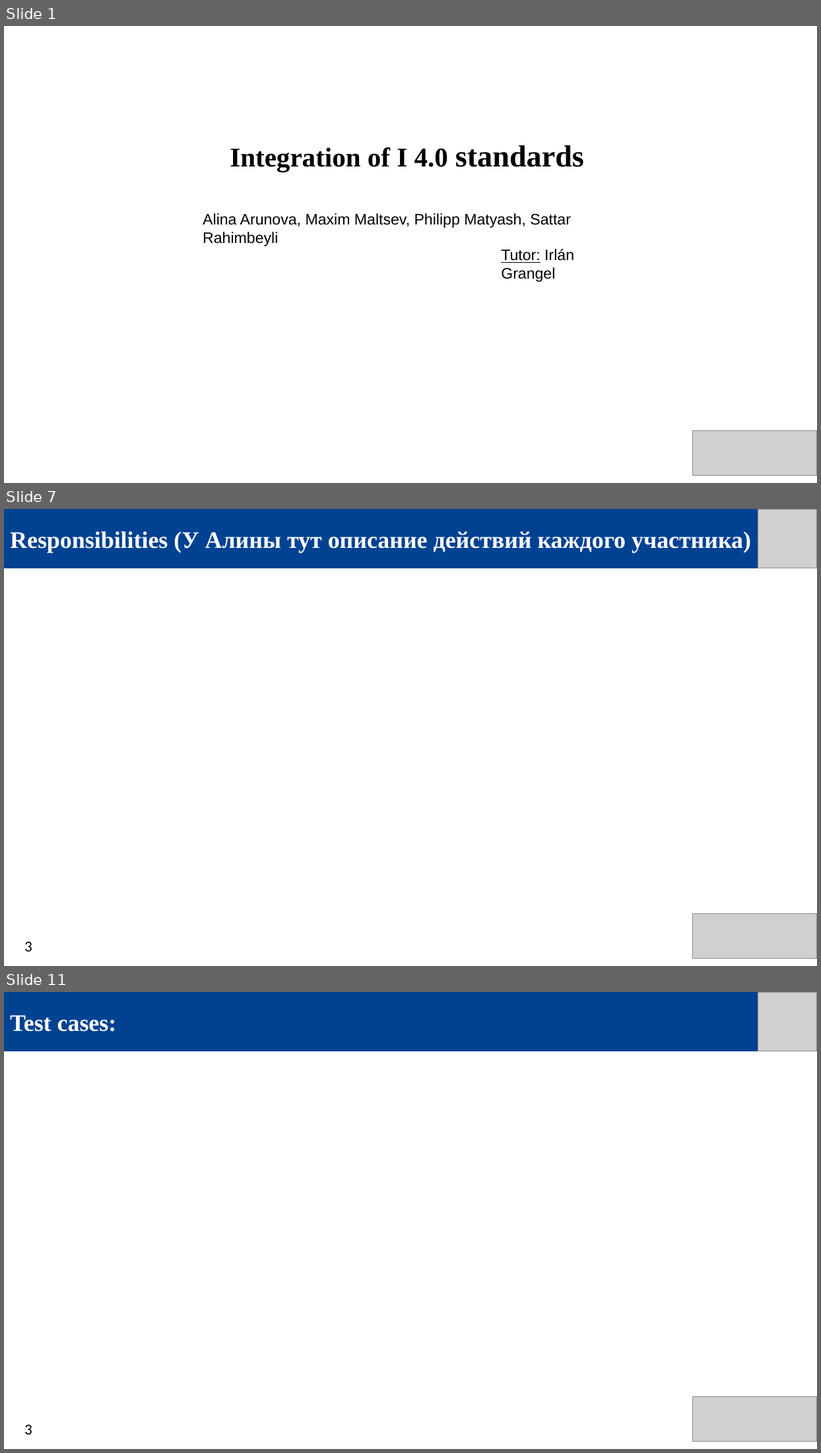
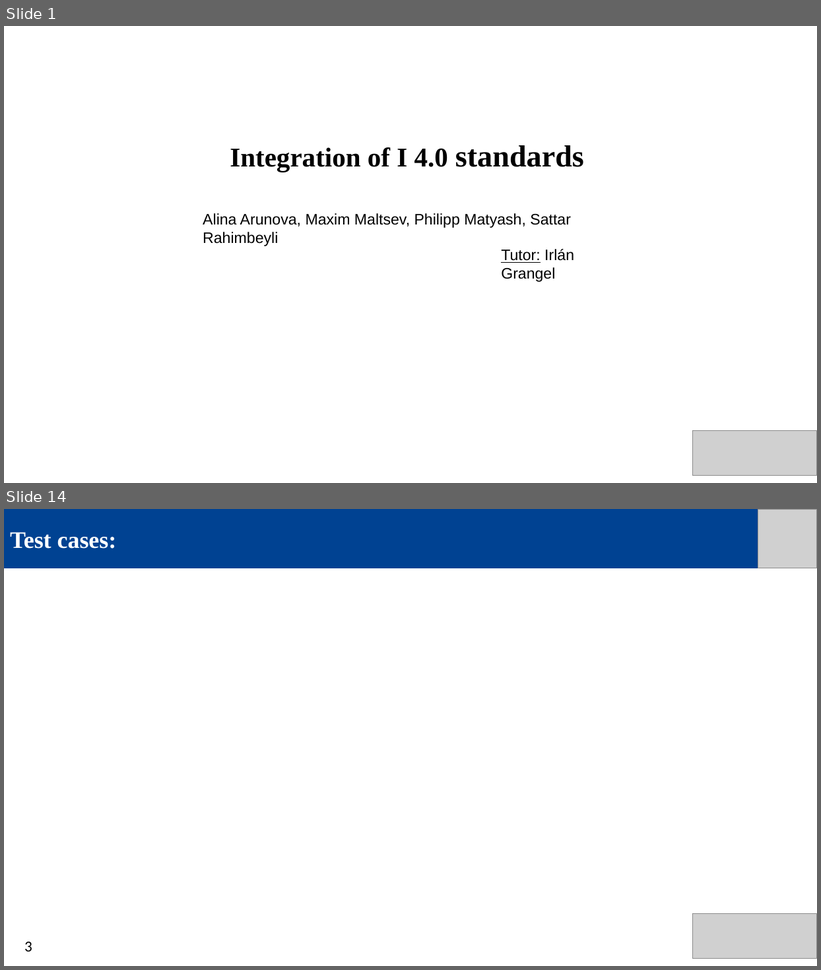
Before and after one commit to IntegrationI40StandardsSemLab/Integration-I4.0, a slide deck: Presentations/Final presentation/Final presentation.pptx. Shown one above the other, each under a label of ours: slides 1, 7 and 11 before the commit, slides 1 and 14 after it; the slides between them are not shown. The pictures are 821x1453 and 821x970 pixels, drawn with LibreOffice and Linux fonts; fonts in the diff are those of the drawing; grey boxes stand for pictures. Boxes give left, top, right and bottom in pixels: in the first picture for what was removed or moved away, otherwise in the second. Text is boxed around its words. In the diff, an @@ line names an element or a change of style, - is before the commit and + after.

```diff
--- a/Presentations/Final presentation/Final presentation.pptx
+++ b/Presentations/Final presentation/Final presentation.pptx
@@ slide 7 removed at (4, 509, 817, 966), background #FFFFFF @@
@@ rectangle removed at (4, 509, 758, 568) @@
-Responsibilities (У Алины тут описание действий каждого участника)
@@ picture removed at (758, 509, 817, 568) @@
@@ picture removed at (692, 914, 817, 958) @@
@@ text removed at (24, 942, 32, 952) @@
-3
@@ what was slide 11 is now slide 14 @@
```
Also in this commit, not shown: 3 slides changed, 9 slides added, 5 other slides removed, 1 other file.
